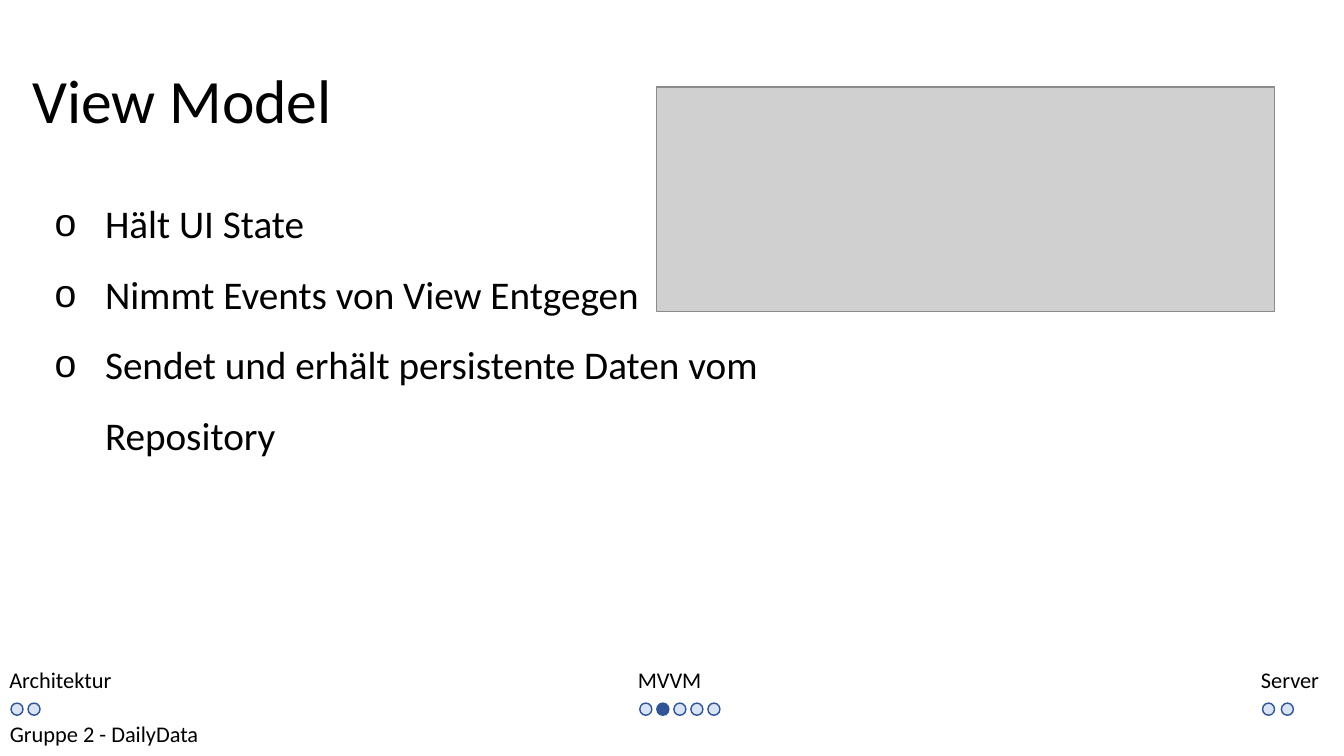
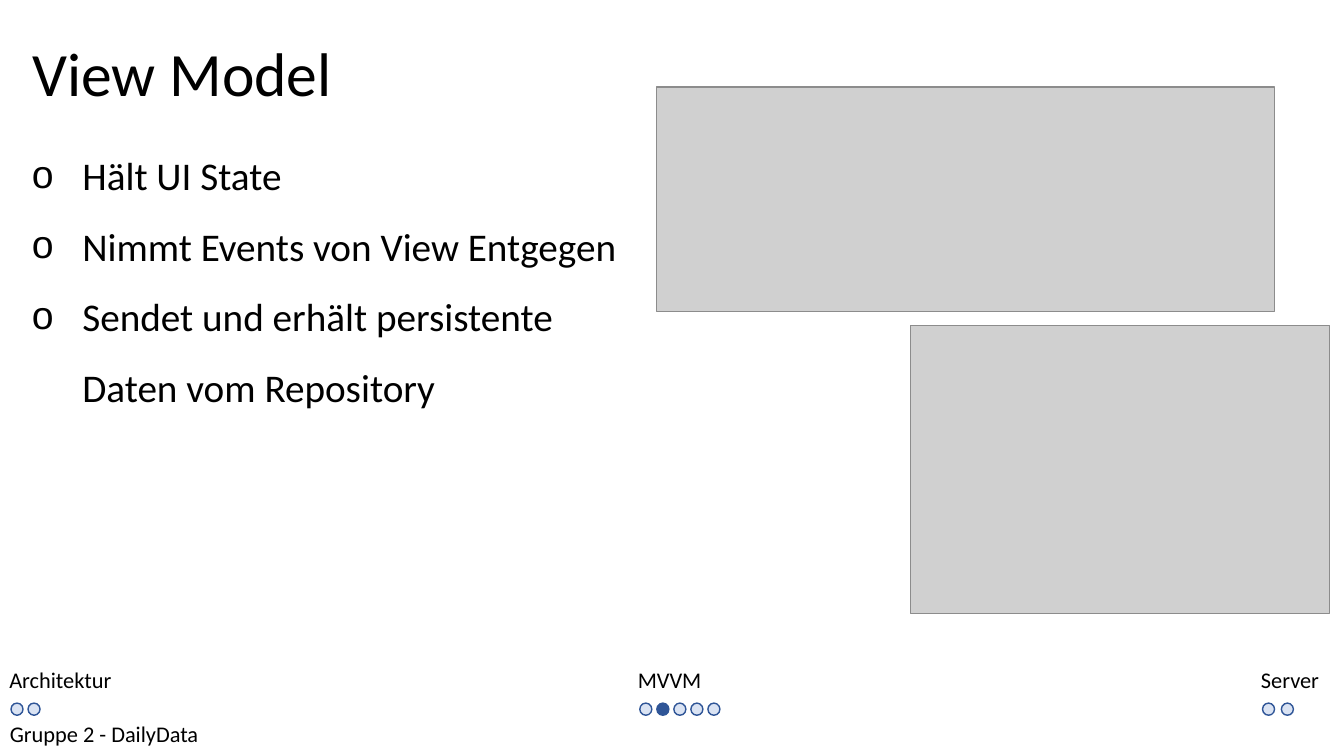
Before and after one commit to kittyahy/PSEAppGruppe2, a slide deck: slide 5 of Praesentationen/02-Entwurfsphase/Entwurf Präsentation.pptx. Drawn at 1344x756 pixels with LibreOffice and Linux fonts; fonts in the diff are those of the drawing; grey boxes stand for pictures. Boxes give left, top, right and bottom in pixels: in the first picture for what was removed or moved away, otherwise in the second. Text is boxed around its words. In the diff, an @@ line names an element or a change of style, - is before the commit and + after.

```diff
--- a/Praesentationen/02-Entwurfsphase/Entwurf Präsentation.pptx
+++ b/Praesentationen/02-Entwurfsphase/Entwurf Präsentation.pptx
@@ text "View Model": place and size @@
-text "View Model" at box(32, 80, 332, 124)
+text "View Model" at box(32, 53, 332, 97)
@@ text "Hält UI State" rewrapped from box(105, 210, 757, 457) to box(82, 162, 616, 409) @@
@@ picture added at box(910, 326, 1330, 614) @@
```
Also in this commit, not shown: 10 other slides changed.
